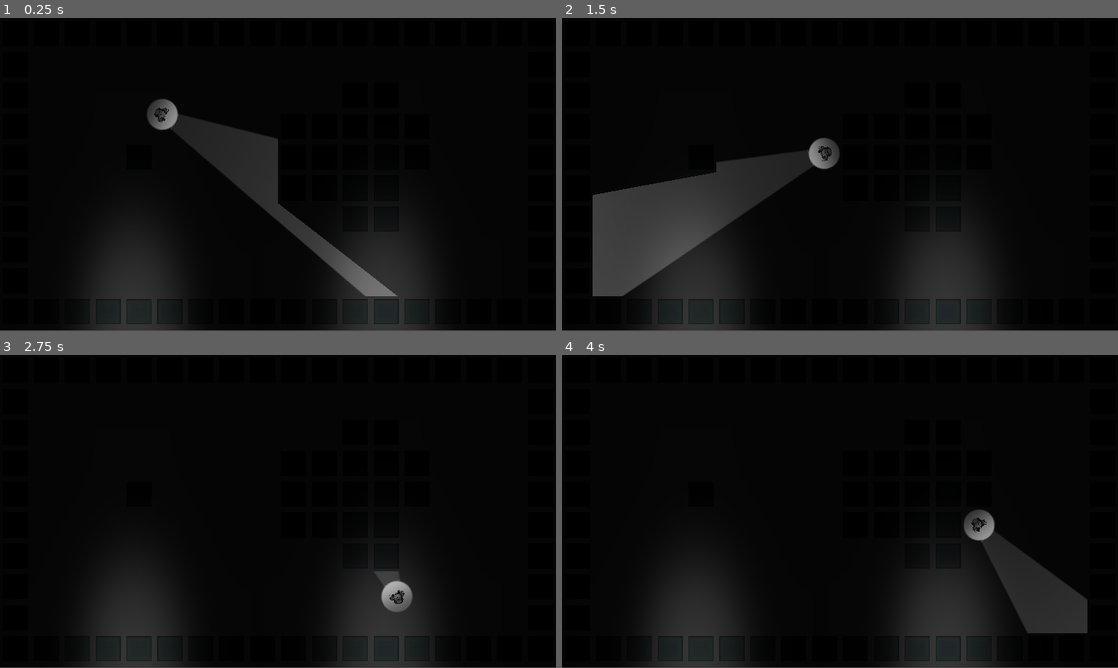
Above: before the commit, frames 1-4 (two rows, left to right).
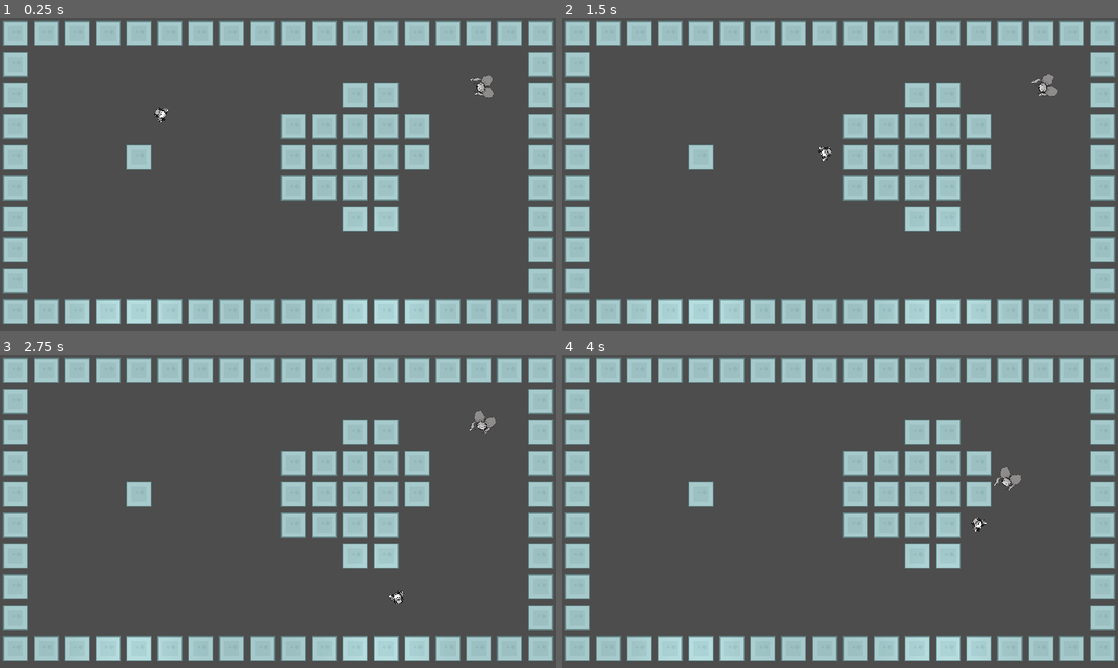
Above: after the commit, the same moments.

Repository: KeichiTS/Ludum_Dare_54
Game: Godot game, scene res://Scenes/map.tscn
Two runs of this game, one before a commit and one after it. Both use one fixed random seed, a clock stepped at 60 frames per second and the inputs below. This scene is started directly instead of the project's main scene.
Inputs (mouse positions are in pixels of both pictures, inside the frame that each line leads up to):
- Up to frame 1 (0.25 s): no input
- Up to frame 2 (1.5 s): tap Enter at 0.5 s; move the mouse to (962, 158) at 0.52 s; hold Right (ui_right) 0.53-1.28 s; move the mouse to (728, 190) at 1.27 s; hold Down (ui_down) from 1.28 s (still down)
- Up to frame 3 (2.75 s): move the mouse to (333, 442) at 2.02 s; release Down (ui_down) at 2.03 s; hold Right (ui_right) from 2.03 s (still down)
- Up to frame 4 (4 s): move the mouse to (812, 574) at 2.77 s; release Right (ui_right) at 2.78 s; hold Up (ui_up) 2.78-3.53 s; move the mouse to (1006, 558) at 3.52 s; hold Left (ui_left) from 3.53 s (still down)

The runs differ from the first frame. In frame 1, 99% of the frame differs, in the area x 0-100%, y 0-100%; in frame 2, 93%; in frame 3, 99%; in frame 4, 99%.

Commit message:
chasing_ia

Diff:
--- a/Scenes/map.tscn
+++ b/Scenes/map.tscn
@@ -1,8 +1,10 @@
-[gd_scene load_steps=7 format=3 uid="uid://c6muxatkdqiwd"]
+[gd_scene load_steps=12 format=3 uid="uid://c6muxatkdqiwd"]
 
 [ext_resource type="Texture2D" uid="uid://gmw2n5v850fb" path="res://Holder_sprites/PNG/Tiles/tile_333.png" id="1_7h3pu"]
 [ext_resource type="PackedScene" uid="uid://dw8b6a4s0lmqd" path="res://Player/player.tscn" id="2_bu5nw"]
 [ext_resource type="Texture2D" uid="uid://cktsikhigqfqp" path="res://assets/light.png" id="3_mocbe"]
+[ext_resource type="Texture2D" uid="uid://dn33wv6umf838" path="res://assets/BARATA-Sheet.png" id="4_1sntl"]
+[ext_resource type="Script" path="res://Scripts/Enemy.gd" id="4_y8txu"]
 
 [sub_resource type="OccluderPolygon2D" id="OccluderPolygon2D_517eh"]
 polygon = PackedVector2Array(-32, -32, 32, -32, 32, 32, -32, 32)
@@ -22,9 +24,19 @@
 physics_layer_0/collision_layer = 1
 sources/1 = SubResource("TileSetAtlasSource_1ntmr")
 
+[sub_resource type="CircleShape2D" id="CircleShape2D_15dlj"]
+radius = 17.2047
+
+[sub_resource type="CircleShape2D" id="CircleShape2D_aqoyg"]
+radius = 278.352
+
+[sub_resource type="CircleShape2D" id="CircleShape2D_4pi0m"]
+radius = 40.0
+
 [node name="Map" type="Node2D"]
 
 [node name="ColorRect" type="ColorRect" parent="."]
+visible = false
 offset_right = 1154.0
 offset_bottom = 647.0
 
@@ -37,18 +49,46 @@
 position = Vector2(336, 200)
 
 [node name="CanvasModulate" type="CanvasModulate" parent="."]
+visible = false
 color = Color(0, 0, 0, 0.929412)
 
 [node name="PointLight2D" type="PointLight2D" parent="."]
 position = Vector2(277, 643)
 rotation = -1.5708
 scale = Vector2(2, 1)
-energy = 0.2
+energy = 0.1
 texture = ExtResource("3_mocbe")
 
 [node name="PointLight2D2" type="PointLight2D" parent="."]
 position = Vector2(795, 623)
 rotation = -1.5708
 scale = Vector2(2, 1)
-energy = 0.2
+energy = 0.1
 texture = ExtResource("3_mocbe")
+
+[node name="Enemy" type="CharacterBody2D" parent="." node_paths=PackedStringArray("target")]
+position = Vector2(1000, 143)
+script = ExtResource("4_y8txu")
+target = NodePath("../Player")
+
+[node name="sprite" type="Sprite2D" parent="Enemy"]
+texture = ExtResource("4_1sntl")
+hframes = 10
+
+[node name="shape" type="CollisionShape2D" parent="Enemy"]
+shape = SubResource("CircleShape2D_15dlj")
+
+[node name="DetectionArea" type="Area2D" parent="Enemy"]
+
+[node name="shape" type="CollisionShape2D" parent="Enemy/DetectionArea"]
+shape = SubResource("CircleShape2D_aqoyg")
+
+[node name="HitBox" type="Area2D" parent="Enemy"]
+
+[node name="shape" type="CollisionShape2D" parent="Enemy/HitBox"]
+shape = SubResource("CircleShape2D_4pi0m")
+
+[node name="anim" type="AnimationPlayer" parent="Enemy"]
+
+[connection signal="body_entered" from="Enemy/DetectionArea" to="Enemy" method="_on_detection_area_body_entered"]
+[connection signal="body_exited" from="Enemy/DetectionArea" to="Enemy" method="_on_detection_area_body_exited"]
--- /dev/null
+++ b/Scripts/Enemy.gd
@@ -0,0 +1,28 @@
+extends CharacterBody2D
+
+
+const SPEED = 150.0
+
+@export var target : Node
+
+var chasing = false
+
+func _physics_process(delta: float) -> void:
+	move_and_look()
+
+func move_and_look():
+	if chasing == true:
+		velocity = position.direction_to(target.position) * SPEED
+		move_and_slide()
+	look_at(target.position)
+
+
+func _on_detection_area_body_entered(body):
+	if body == target:
+		chasing = true
+
+
+
+func _on_detection_area_body_exited(body):
+	if body == target:
+		chasing = false
